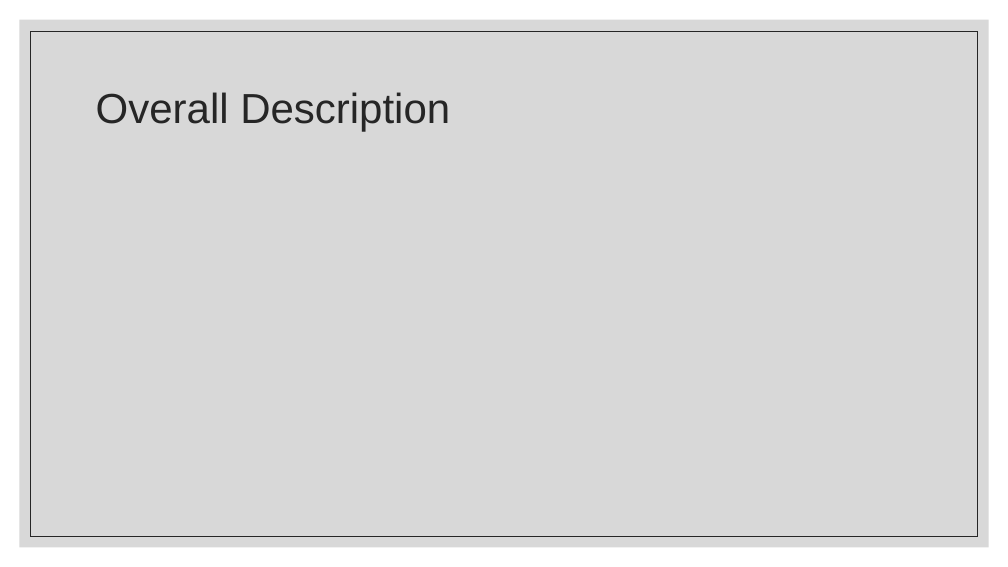
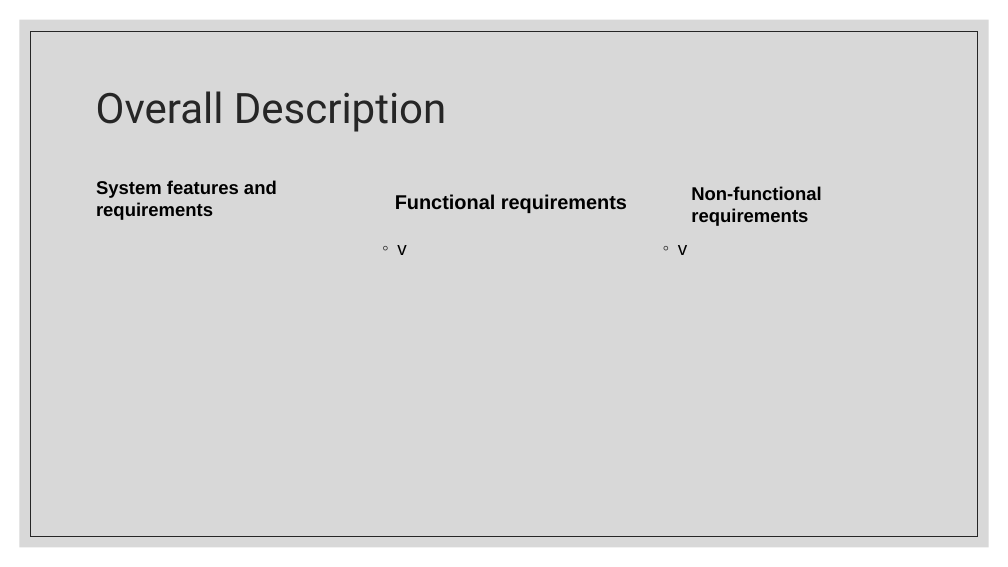
Before and after one commit to Beakbreak/DBMS-project, a slide deck: slide 4 of Lost And found website.pptx. Drawn at 1008x567 pixels with LibreOffice and Linux fonts; fonts in the diff are those of the drawing. Boxes give left, top, right and bottom in pixels: in the first picture for what was removed or moved away, otherwise in the second. Text is boxed around its words. In the diff, an @@ line names an element or a change of style, - is before the commit and + after.

```diff
--- a/Lost And found website.pptx
+++ b/Lost And found website.pptx
@@ title "Overall Description" at [96, 91, 446, 132]: font Arial to Roboto @@
@@ text added at [96, 180, 277, 220], 17.6 pt, text #000000, bold @@
+System features and requirements
@@ text added at [395, 194, 627, 213], 19 pt, text #000000, bold @@
+Functional requirements
@@ text added at [691, 186, 821, 226], 17.6 pt, text #000000, bold @@
+Non-functional requirements
@@ text added at [397, 245, 406, 255], 18 pt, text #000000 @@
+◦ v
@@ text added at [678, 245, 687, 255], 18 pt, text #000000 @@
+◦ v
```
Also in this commit, not shown: 4 other slides changed.
